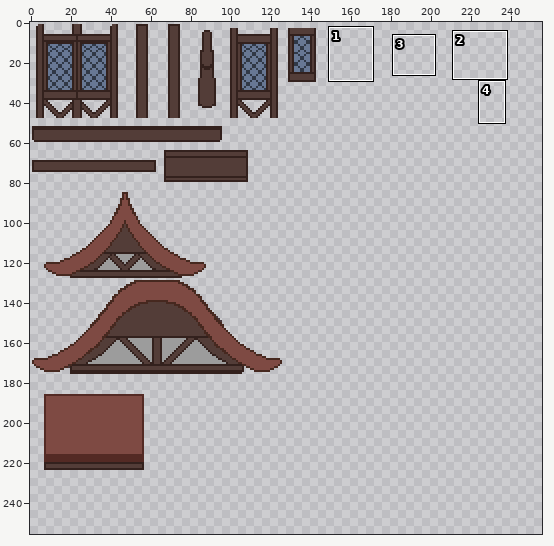
Edited in one commit: sprite sheet (Assets/Art/Sprites/Clickables/Stage 2/Environment/Architecture_B.png). The first picture is a wide view before the edit; the outline marks the close-up.
Close-up. The starting point:
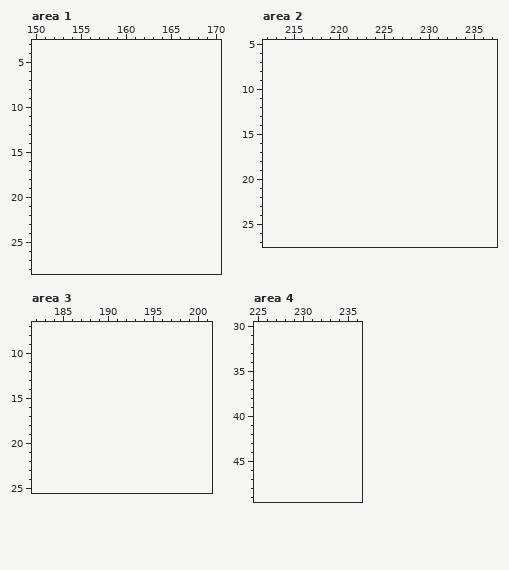
The file is 144x224 pixels. Shown: area 1: x 150..170, y 3..28; area 2: x 212..237, y 5..27; area 3: x 182..201, y 7..25; area 4: x 225..236, y 30..49. The old version is drawn lined up with the new one, on the new canvas. The commit also changed other parts of the picture, which this record leaves out.
The same view after the edit:
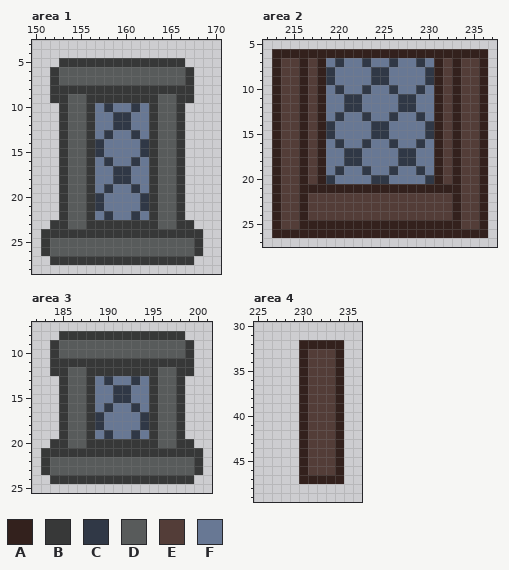
Palette (. is transparent): A #33211d  B #373838  C #303846  D #585b5b  E #533d38  F #687894
Difference:
canvas 144x224 -> 256x256
--- area 1
@@ x 150..170 @@
  4 .....................
- 5 .....................
- 6 .....................
- 7 .....................
- 8 .....................
- 9 .....................
-10 .....................
-11 .....................
-12 .....................
-13 .....................
-14 .....................
-15 .....................
-16 .....................
-17 .....................
-18 .....................
-19 .....................
-20 .....................
-21 .....................
-22 .....................
-23 .....................
-24 .....................
-25 .....................
-26 .....................
-27 .....................
+ 5 ...BBBBBBBBBBBBBB....
+ 6 ..BDDDDDDDDDDDDDDB...
+ 7 ..BDDDDDDDDDDDDDDB...
+ 8 ..BBBBBBBBBBBBBBBB...
+ 9 ..BBDDBBBBBBBBDDBB...
+10 ...BDDBFCFFCFBDDB....
+11 ...BDDBFFCCFFBDDB....
+12 ...BDDBFFCCFFBDDB....
+13 ...BDDBFCFFCFBDDB....
+14 ...BDDBCFFFFCBDDB....
+15 ...BDDBCFFFFCBDDB....
+16 ...BDDBFCFFCFBDDB....
+17 ...BDDBFFCCFFBDDB....
+18 ...BDDBFFCCFFBDDB....
+19 ...BDDBFCFFCFBDDB....
+20 ...BDDBCFFFFCBDDB....
+21 ...BDDBCFFFFCBDDB....
+22 ...BDDBFCFFCFBDDB....
+23 ..BBDDBBBBBBBBDDBB...
+24 .BBBBBBBBBBBBBBBBBB..
+25 .BDDDDDDDDDDDDDDDDB..
+26 .BDDDDDDDDDDDDDDDDB..
+27 ..BBBBBBBBBBBBBBBB...
 28 .....................
--- area 2
@@ x 212..237 @@
  5 ..........................
- 6 ..........................
- 7 ..........................
- 8 ..........................
- 9 ..........................
-10 ..........................
-11 ..........................
-12 ..........................
-13 ..........................
-14 ..........................
-15 ..........................
-16 ..........................
-17 ..........................
-18 ..........................
-19 ..........................
-20 ..........................
-21 ..........................
-22 ..........................
-23 ..........................
-24 ..........................
-25 ..........................
-26 ..........................
+ 6 .AAAAAAAAAAAAAAAAAAAAAAAA.
+ 7 .AEEAEAFCFFCFFCFFCFAEAEEA.
+ 8 .AEEAEACFFFFCCFFFFCAEAEEA.
+ 9 .AEEAEACFFFFCCFFFFCAEAEEA.
+10 .AEEAEAFCFFCFFCFFCFAEAEEA.
+11 .AEEAEAFFCCFFFFCCFFAEAEEA.
+12 .AEEAEAFFCCFFFFCCFFAEAEEA.
+13 .AEEAEAFCFFCFFCFFCFAEAEEA.
+14 .AEEAEACFFFFCCFFFFCAEAEEA.
+15 .AEEAEACFFFFCCFFFFCAEAEEA.
+16 .AEEAEAFCFFCFFCFFCFAEAEEA.
+17 .AEEAEAFFCCFFFFCCFFAEAEEA.
+18 .AEEAEAFFCCFFFFCCFFAEAEEA.
+19 .AEEAEAFCFFCFFCFFCFAEAEEA.
+20 .AEEAEACFFFFCCFFFFCAEAEEA.
+21 .AEEAAAAAAAAAAAAAAAAAAEEA.
+22 .AEEAEEEEEEEEEEEEEEEEAEEA.
+23 .AEEAEEEEEEEEEEEEEEEEAEEA.
+24 .AEEAEEEEEEEEEEEEEEEEAEEA.
+25 .AEEAAAAAAAAAAAAAAAAAAEEA.
+26 .AAAAAAAAAAAAAAAAAAAAAAAA.
 27 ..........................
--- area 3
@@ x 182..201 @@
  7 ....................
- 8 ....................
- 9 ....................
-10 ....................
-11 ....................
-12 ....................
-13 ....................
-14 ....................
-15 ....................
-16 ....................
-17 ....................
-18 ....................
-19 ....................
-20 ....................
-21 ....................
-22 ....................
-23 ....................
-24 ....................
+ 8 ...BBBBBBBBBBBBBB...
+ 9 ..BDDDDDDDDDDDDDDB..
+10 ..BDDDDDDDDDDDDDDB..
+11 ..BBBBBBBBBBBBBBBB..
+12 ..BBDDBBBBBBBBDDBB..
+13 ...BDDBFCFFCFBDDB...
+14 ...BDDBFFCCFFBDDB...
+15 ...BDDBFFCCFFBDDB...
+16 ...BDDBFCFFCFBDDB...
+17 ...BDDBCFFFFCBDDB...
+18 ...BDDBCFFFFCBDDB...
+19 ...BDDBFCFFCFBDDB...
+20 ..BBDDBBBBBBBBDDBB..
+21 .BBBBBBBBBBBBBBBBBB.
+22 .BDDDDDDDDDDDDDDDDB.
+23 .BDDDDDDDDDDDDDDDDB.
+24 ..BBBBBBBBBBBBBBBB..
 25 ....................
--- area 4
@@ x 225..236 @@
 31 ............
-32 ............
-33 ............
-34 ............
-35 ............
-36 ............
-37 ............
-38 ............
-39 ............
-40 ............
-41 ............
-42 ............
-43 ............
-44 ............
-45 ............
-46 ............
-47 ............
+32 .....AAAAA..
+33 .....AEEEA..
+34 .....AEEEA..
+35 .....AEEEA..
+36 .....AEEEA..
+37 .....AEEEA..
+38 .....AEEEA..
+39 .....AEEEA..
+40 .....AEEEA..
+41 .....AEEEA..
+42 .....AEEEA..
+43 .....AEEEA..
+44 .....AEEEA..
+45 .....AEEEA..
+46 .....AEEEA..
+47 .....AAAAA..
 48 ............
Pixel boxes of the changes (left, top, right, bottom) in both close-ups:
added: (41, 58, 203, 265)
added: (272, 49, 488, 238)
added: (41, 331, 203, 484)
added: (299, 340, 344, 484)
